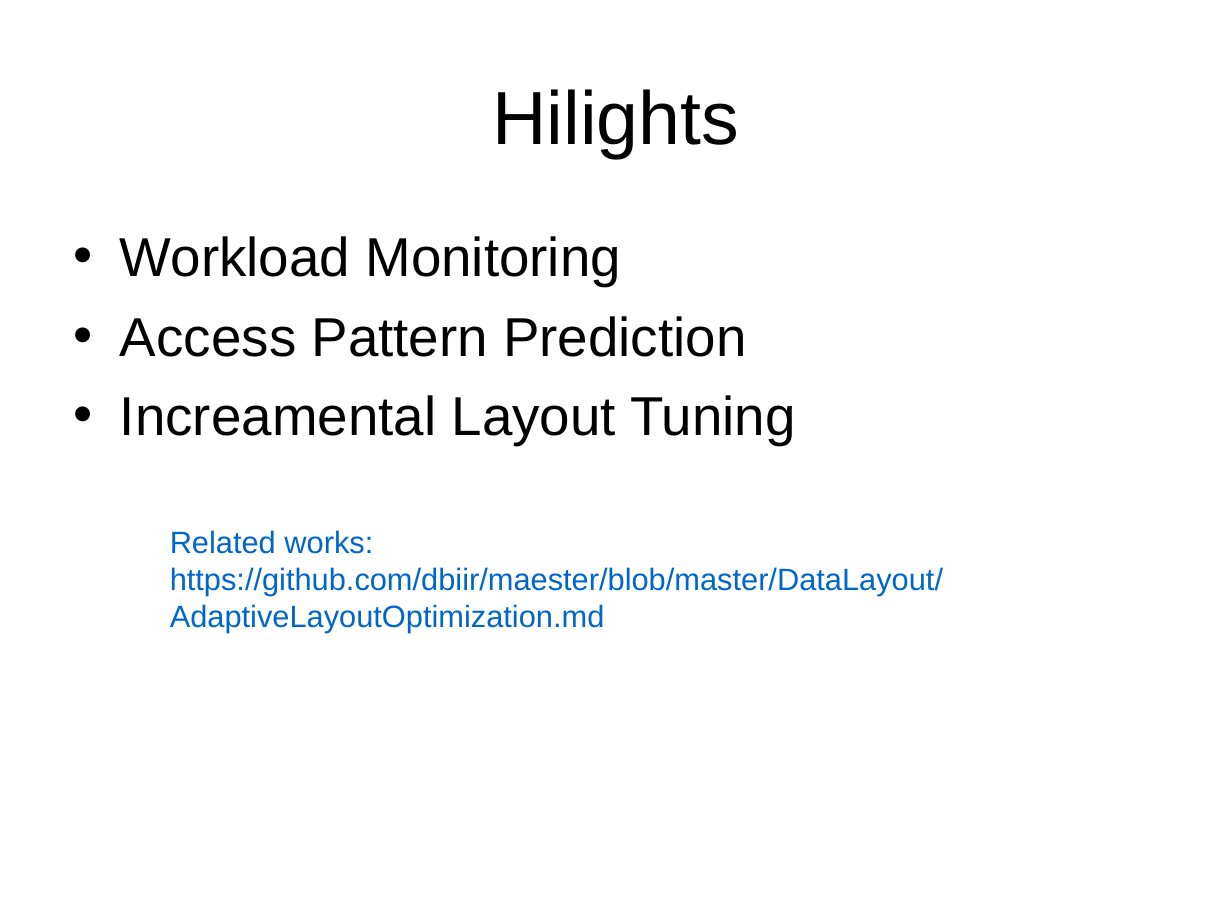
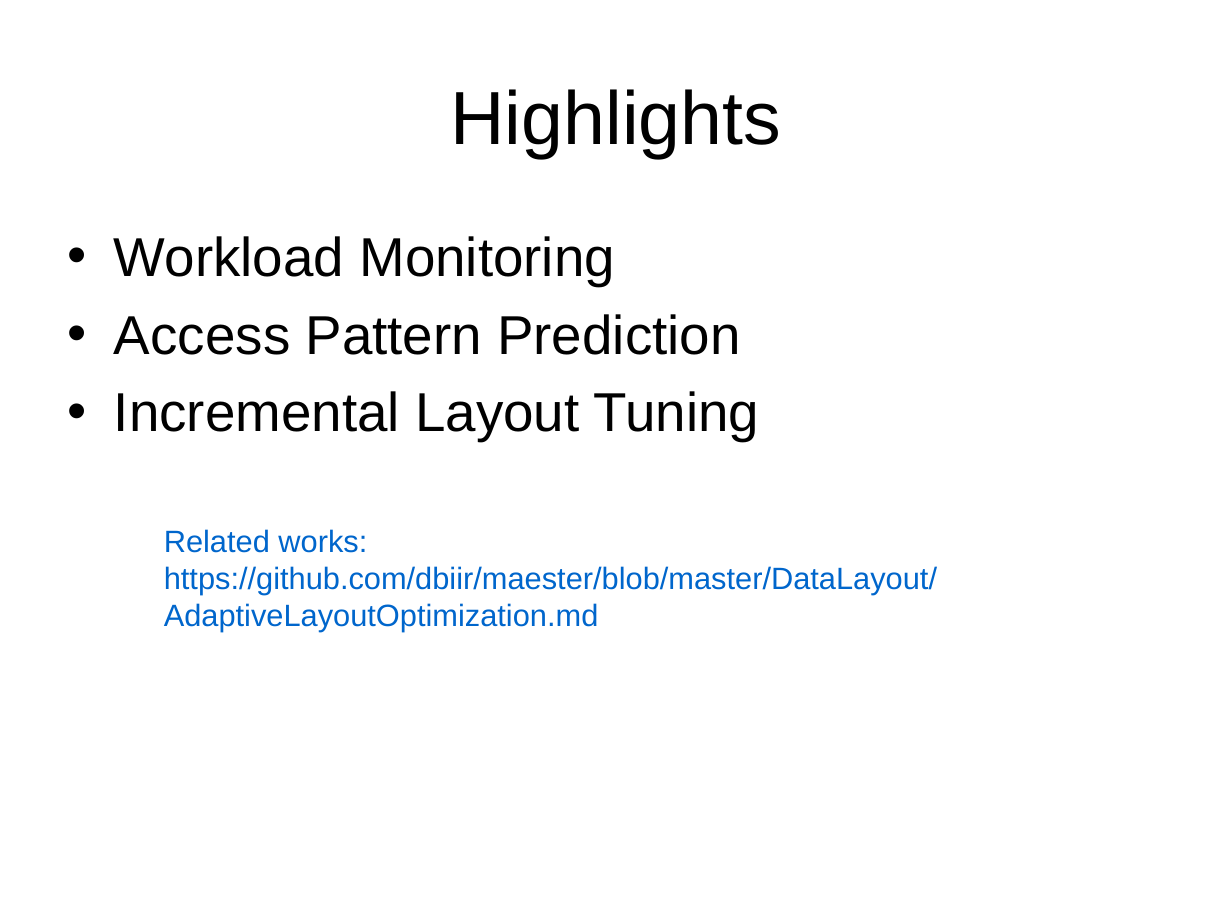
Before and after one commit to pixelsdb/pixels, a slide deck: slide 14 of pub/slides/pixels_examples_and_highlights.ppt (slide 13 before the commit). Drawn at 1232x924 pixels with LibreOffice and Linux fonts; fonts in the diff are those of the drawing. Boxes give left, top, right and bottom in pixels: in the first picture for what was removed or moved away, otherwise in the second. Text is boxed around its words. In the diff, an @@ line names an element or a change of style, - is before the commit and + after.

```diff
--- a/pub/slides/pixels_examples_and_highlights.ppt
+++ b/pub/slides/pixels_examples_and_highlights.ppt
@@ title at bbox=[451, 89, 781, 158]: text changed @@
-Hilights
+Highlights
@@ text at bbox=[114, 236, 740, 355]: less space between paragraphs @@
@@ text at bbox=[114, 391, 759, 441]: text changed @@
-• Increamental Layout Tuning
+• Incremental Layout Tuning
@@ text "Related works:": place and size @@
-text "Related works:" at bbox=[170, 530, 943, 632]
+text "Related works:" at bbox=[164, 529, 937, 632]
```
Also in this commit, not shown: 13 other slides changed, 1 slide added.
